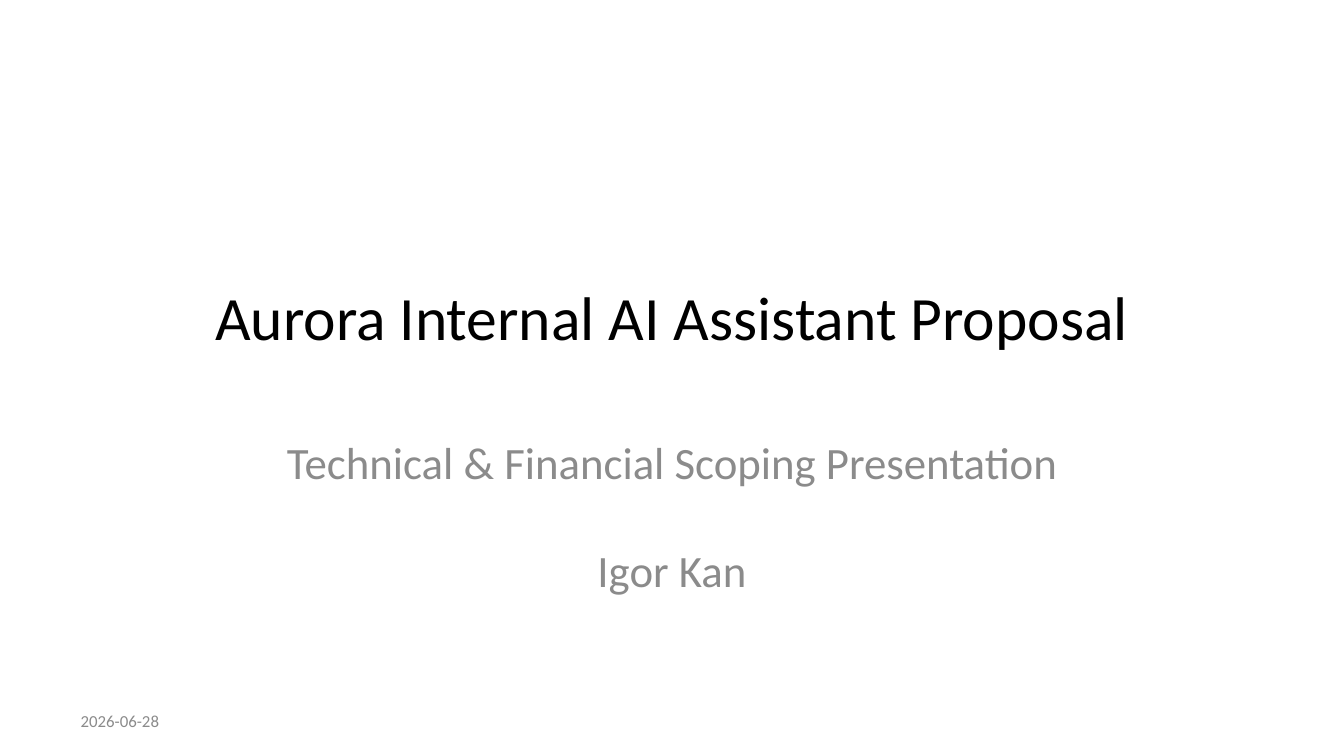
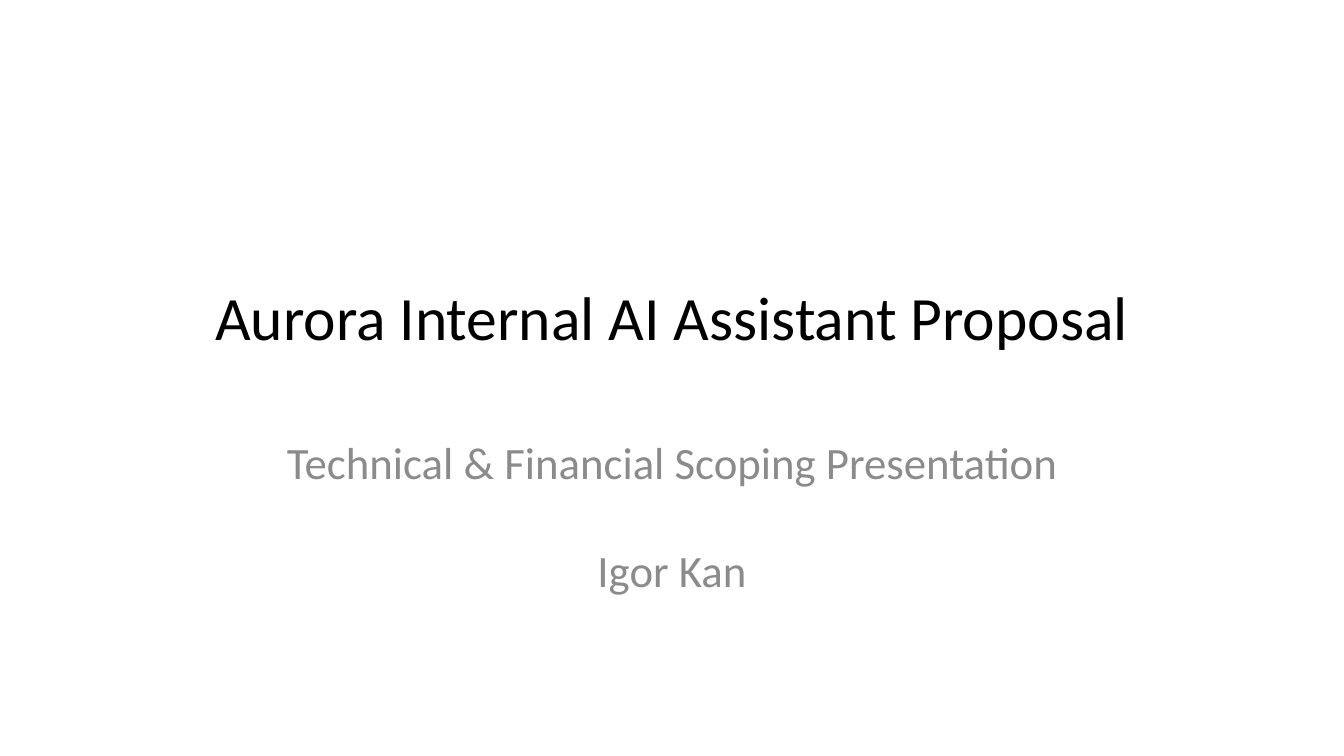
Before and after one commit to igor-kan/quarto-writing, a slide deck: slide 1 of posts/aurora_internal_ai_assistant_proposal_slides.pptx. Drawn at 1344x756 pixels with LibreOffice and Linux fonts; fonts in the diff are those of the drawing. Boxes give left, top, right and bottom in pixels: in the first picture for what was removed or moved away, otherwise in the second. Text is boxed around its words. In the diff, an @@ line names an element or a change of style, - is before the commit and + after.

```diff
--- a/posts/aurora_internal_ai_assistant_proposal_slides.pptx
+++ b/posts/aurora_internal_ai_assistant_proposal_slides.pptx
@@ text removed at (x1=81, y1=715, x2=159, y2=727) @@
-2026-06-28
```
Also in this commit, not shown: 8 other slides changed, 7 other files.
